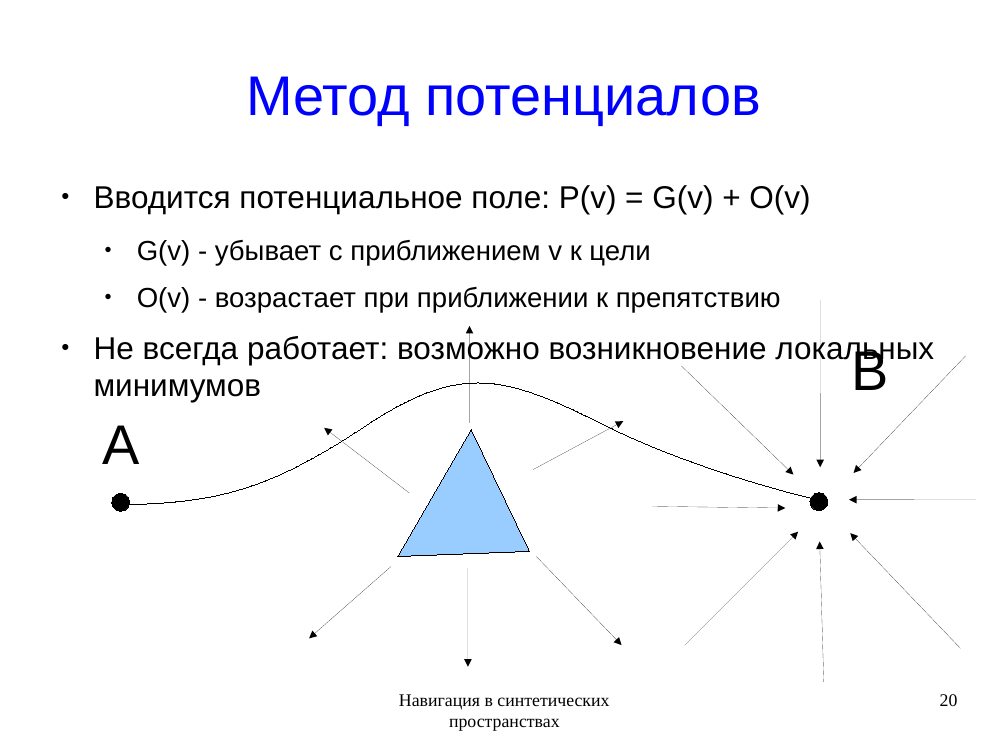
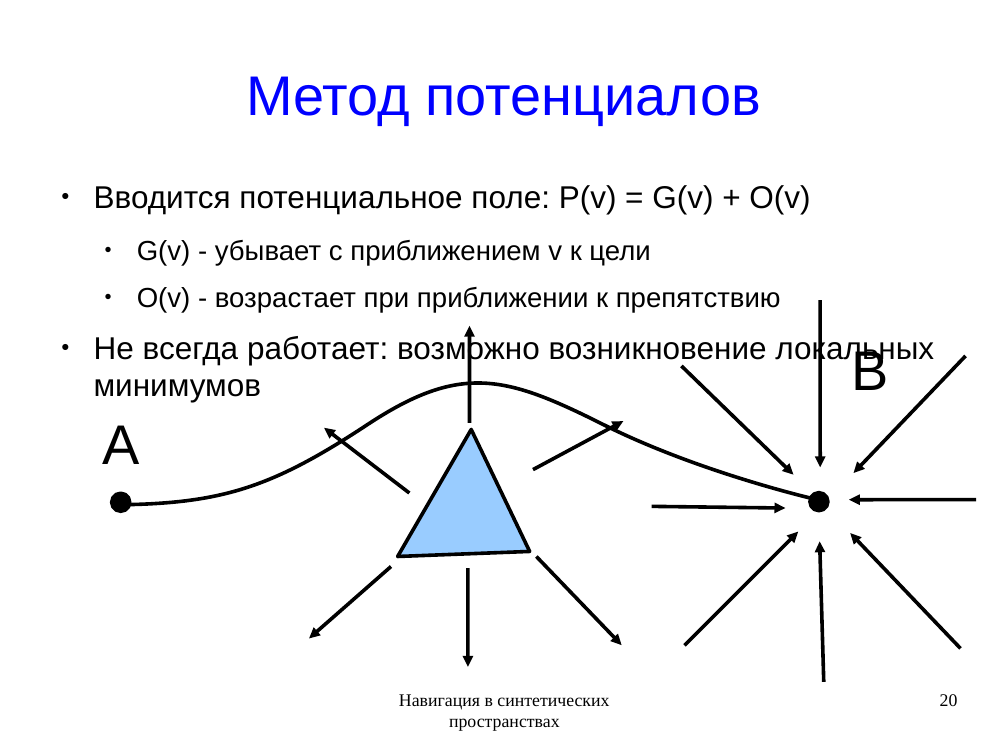
Before and after one commit to rutsky/semester09, a slide deck: slide 20 of Artificial_intelligence/Navigation_in_synthetic_space/50572_Rutsky_Navigation_in_synthetic_space.odp. Drawn at 1008x756 pixels with LibreOffice and Linux fonts; fonts in the diff are those of the drawing. Boxes give left, top, right and bottom in pixels: in the first picture for what was removed or moved away, otherwise in the second. Text is boxed around its words. In the diff, an @@ line names an element or a change of style, - is before the commit and + after.

```diff
--- a/Artificial_intelligence/Navigation_in_synthetic_space/50572_Rutsky_Navigation_in_synthetic_space.odp
+++ b/Artificial_intelligence/Navigation_in_synthetic_space/50572_Rutsky_Navigation_in_synthetic_space.odp
@@ arrow (470, 423) - (470, 326): stroke #000000 0 pt to #000000 2.83 pt @@
@@ arrow (820, 300) - (820, 467): stroke #000000 0 pt to #000000 2.83 pt @@
@@ arrow (966, 356) - (854, 473): stroke #000000 0 pt to #000000 2.83 pt @@
@@ outline #000000 0 pt to #000000 2.83 pt in 4 elements at bbox=[112, 493, 130, 511], bbox=[810, 493, 829, 511], bbox=[398, 430, 530, 557], bbox=[123, 383, 817, 505] @@
@@ arrow (681, 366) - (794, 475): stroke #000000 0 pt to #000000 2.83 pt @@
@@ arrow (410, 493) - (325, 428): stroke #000000 0 pt to #000000 2.83 pt @@
@@ arrow (533, 470) - (624, 422): stroke #000000 0 pt to #000000 2.83 pt @@
@@ arrow (652, 507) - (786, 509): stroke #000000 0 pt to #000000 2.83 pt @@
@@ arrow (977, 499) - (850, 499): stroke #000000 0 pt to #000000 2.83 pt @@
@@ arrow (685, 646) - (799, 531): stroke #000000 0 pt to #000000 2.83 pt @@
@@ arrow (961, 649) - (851, 533): stroke #000000 0 pt to #000000 2.83 pt @@
@@ arrow (391, 567) - (309, 638): stroke #000000 0 pt to #000000 2.83 pt @@
@@ arrow (468, 568) - (468, 667): stroke #000000 0 pt to #000000 2.83 pt @@
@@ arrow (537, 557) - (622, 645): stroke #000000 0 pt to #000000 2.83 pt @@
@@ arrow (824, 682) - (820, 542): stroke #000000 0 pt to #000000 2.83 pt @@
```
Also in this commit, not shown: 7 other slides changed, 2 other files.
